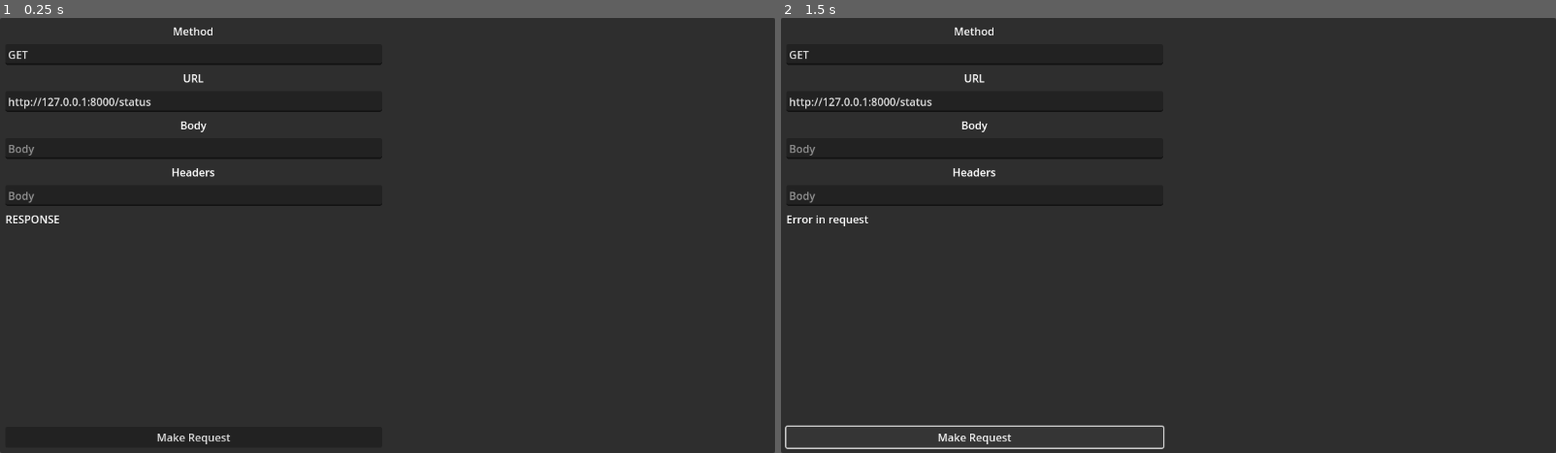
Above: before the commit, frames 1-2 (left to right).
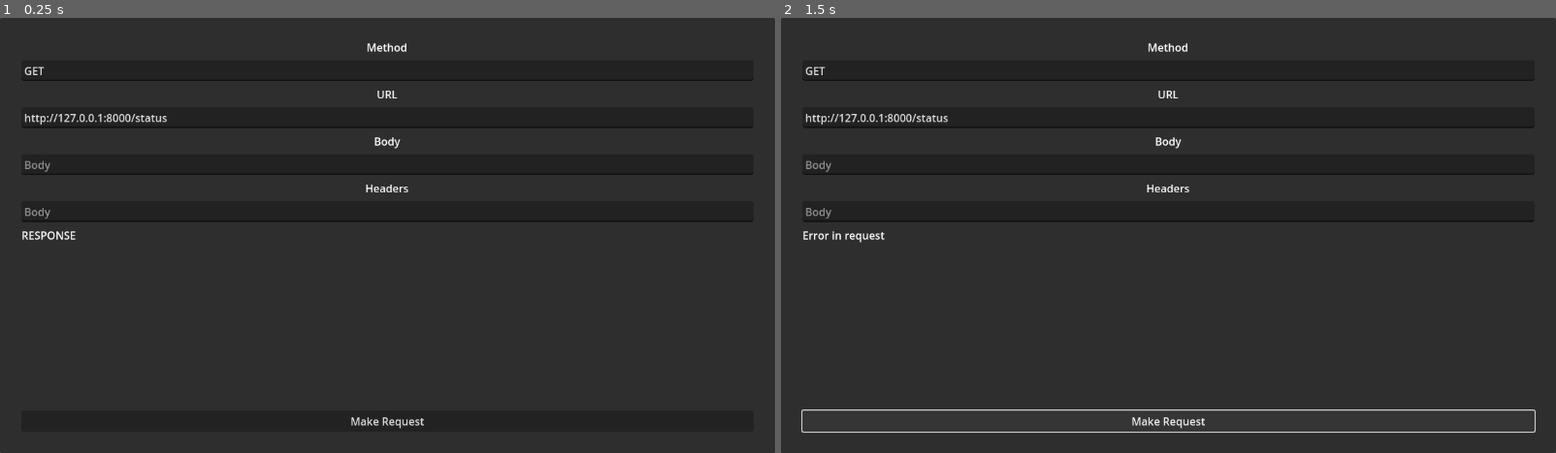
Above: after the commit, the same moments.

Repository: woliveira82/godot-dinamic-request
Game: Godot game, scene res://background_panel.tscn
Two runs of this game, one before a commit and one after it. Both use one fixed random seed, a clock stepped at 60 frames per second and the inputs below.
Inputs:
- Up to frame 1 (0.25 s): no input
- Up to frame 2 (1.5 s): click "Make Request" at 0.5 s; click "Make Request" at 1.25 s

The runs differ from the first frame. In frame 1, 2.1% of the frame differs, in the area x 0-98%, y 2-98%; in frame 2, 3.3%, in the area x 0-98%, y 2-100%.

Commit message:
style: resize panel

Diff:
--- a/background_panel.tscn
+++ b/background_panel.tscn
@@ -12,13 +12,13 @@
 
 [node name="VBoxContainer" type="VBoxContainer" parent="."]
 layout_mode = 1
-anchors_preset = -1
-anchor_right = 0.5
+anchors_preset = 15
+anchor_right = 1.0
 anchor_bottom = 1.0
-offset_left = 8.0
-offset_top = 8.0
-offset_right = -8.0
-offset_bottom = -8.0
+offset_left = 32.0
+offset_top = 32.0
+offset_right = -32.0
+offset_bottom = -32.0
 grow_horizontal = 2
 grow_vertical = 2
 theme_override_constants/separation = 8
